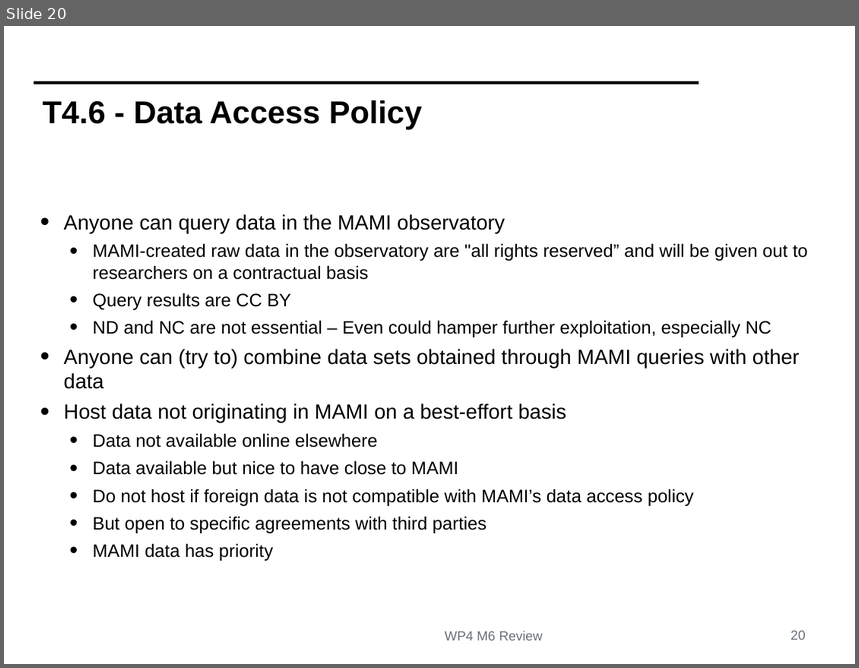
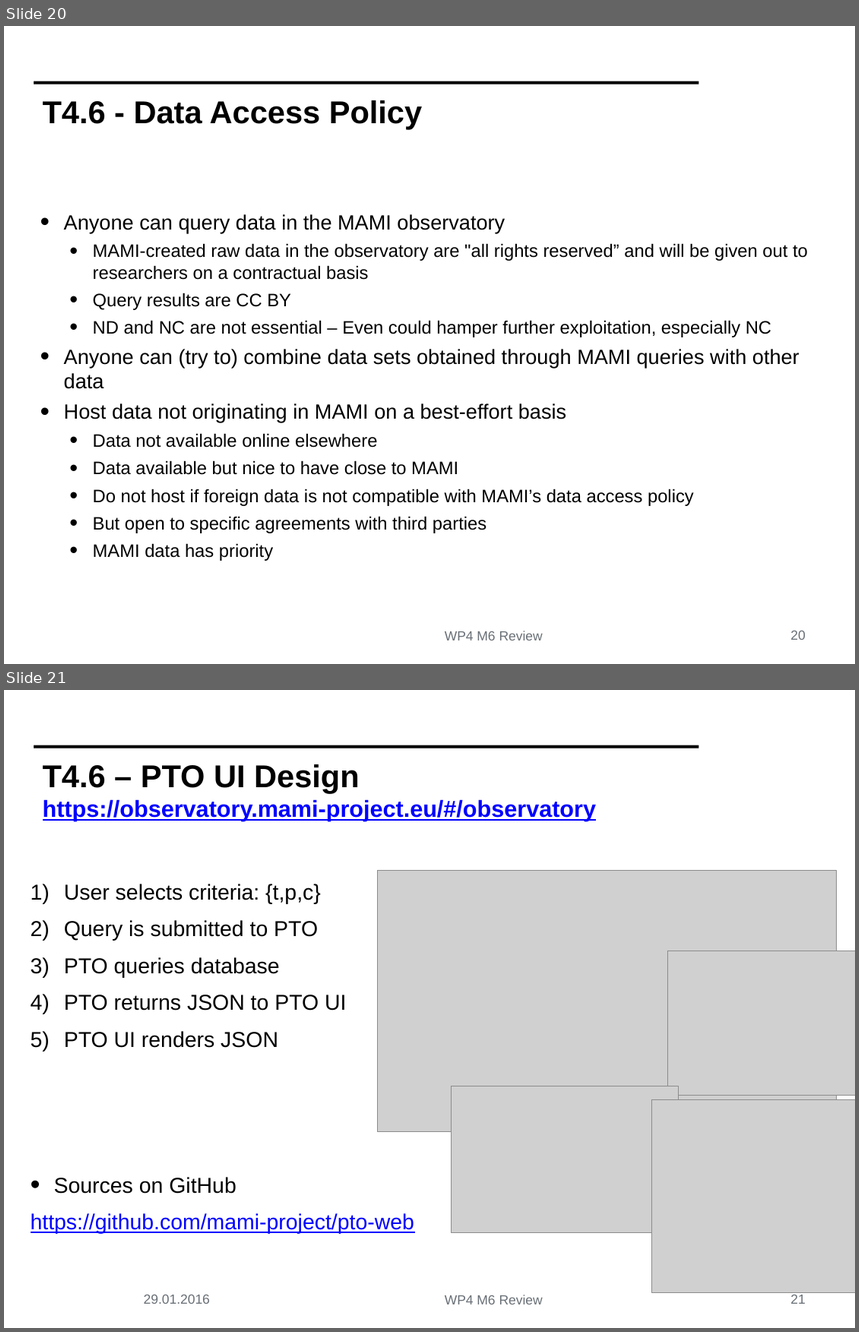
Before and after one commit to mami-project/roadshows, a slide deck: review1/WP4-ReviewM6.pptx. Shown one above the other, each under a label of ours: slide 20 before the commit, slides 20 and 21 after it. The pictures are 859x668 and 859x1332 pixels, drawn with LibreOffice and Linux fonts; fonts in the diff are those of the drawing; grey boxes stand for pictures; background and template pictures are left out. Boxes give left, top, right and bottom in pixels: in the first picture for what was removed or moved away, otherwise in the second. Text is boxed around its words. In the diff, an @@ line names an element or a change of style, - is before the commit and + after.

```diff
--- a/review1/WP4-ReviewM6.pptx
+++ b/review1/WP4-ReviewM6.pptx
@@ slide 21 added at box(4, 690, 855, 1328), background #FFFFFF; not listed: 2 template elements that a slide beside it also shows @@
@@ title added at box(43, 764, 596, 821), 28 pt, text #0000FF, bold, underline @@
+T4.6 – PTO UI Design
+https://observatory.mami-project.eu/#/observatory
@@ picture added at box(377, 870, 837, 1132) @@
@@ text added at box(64, 884, 346, 1048), 26 pt, text #000000 @@
+1) User selects criteria: {t,p,c}
+2) Query is submitted to PTO
+3) PTO queries database
+4) PTO returns JSON to PTO UI
+5) PTO UI renders JSON
@@ picture added at box(667, 951, 855, 1095) @@
@@ picture added at box(452, 1086, 679, 1233) @@
@@ picture added at box(652, 1100, 855, 1293) @@
@@ text added at box(31, 1177, 414, 1234), 26 pt, text #0000FF, underline @@
+• Sources on GitHub
+https://github.com/mami-project/pto-web
@@ text added at box(144, 1295, 210, 1304), 16 pt, text #686F76 @@
+29.01.2016
@@ page number added at box(791, 1295, 805, 1304), 16 pt, text #686F76 @@
+21
```
Also in this commit, not shown: 3 slides changed.
